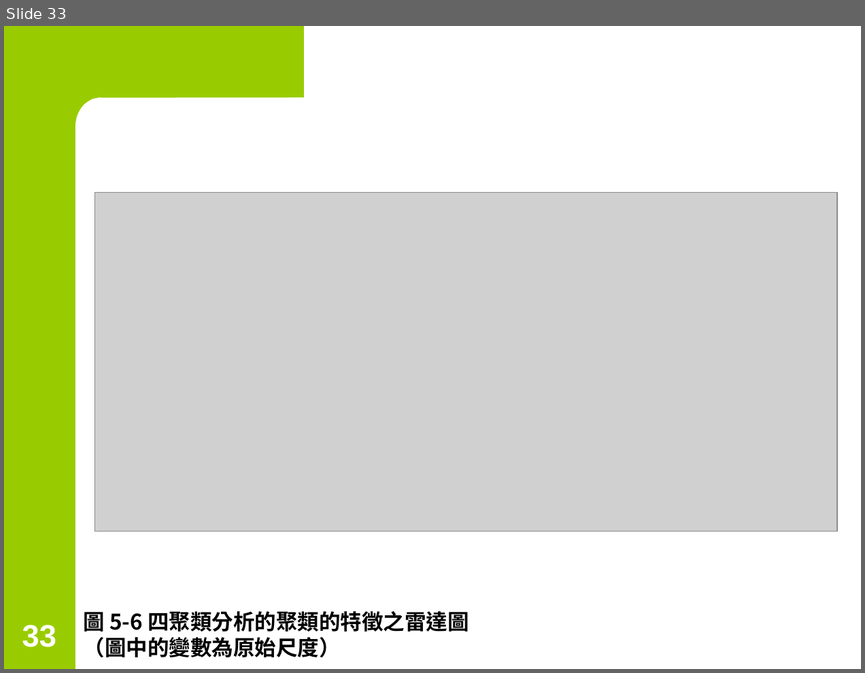
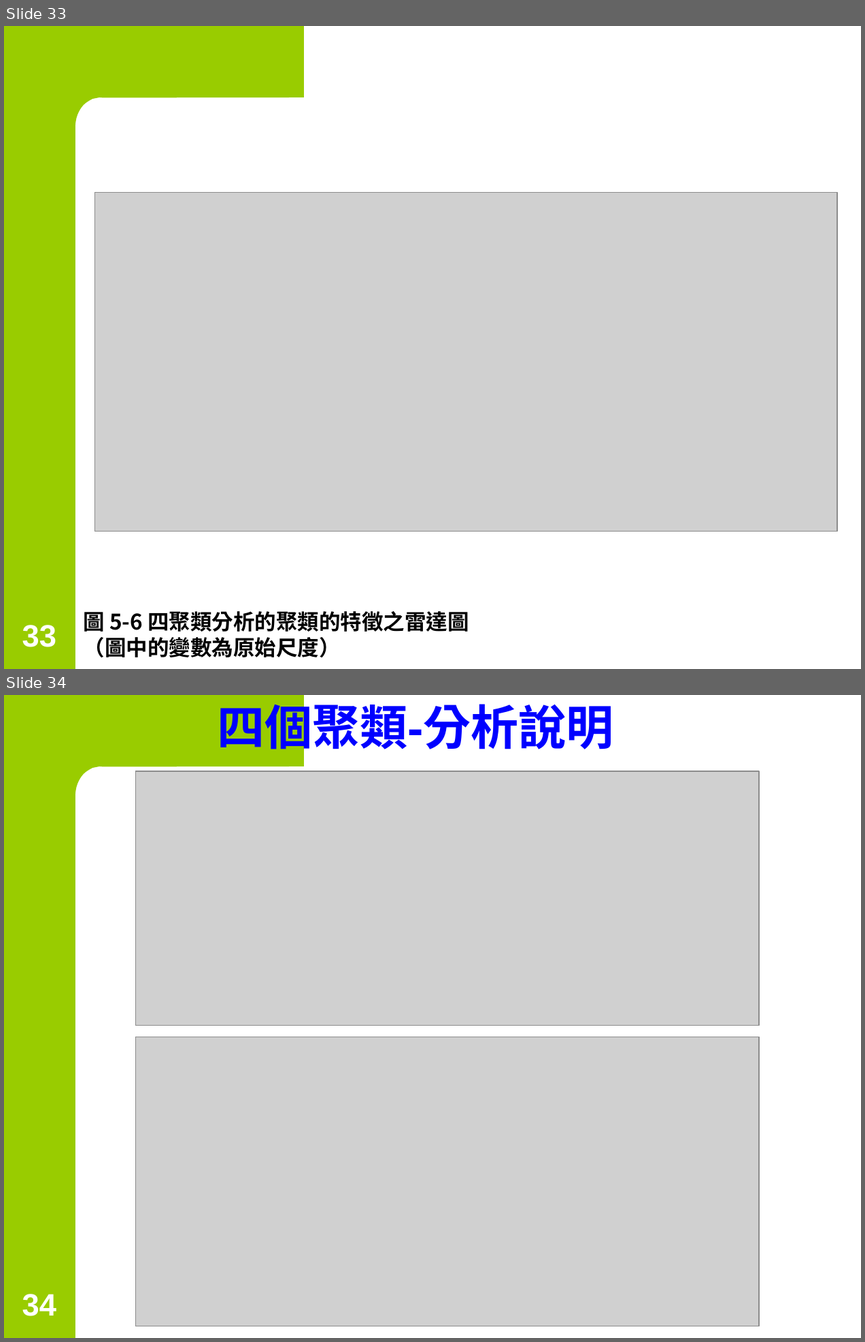
Before and after one commit to chih-chengwu/Data-Mining-MarkDown, a slide deck: 第5章_聚類分析-均值(K-means)聚類分析.pptx. Shown one above the other, each under a label of ours: slide 33 before the commit, slides 33 and 34 after it. The pictures are 865x673 and 865x1342 pixels, drawn with LibreOffice and Linux fonts; fonts in the diff are those of the drawing; grey boxes stand for pictures. Boxes give left, top, right and bottom in pixels: in the first picture for what was removed or moved away, otherwise in the second. Text is boxed around its words. In the diff, an @@ line names an element or a change of style, - is before the commit and + after.

```diff
--- a/第5章_聚類分析-均值(K-means)聚類分析.pptx
+++ b/第5章_聚類分析-均值(K-means)聚類分析.pptx
@@ slide 34 added at bbox=[4, 695, 861, 1338], background #FFFFFF; not listed: 2 template elements that a slide beside it also shows @@
@@ title added at bbox=[218, 697, 614, 757], 40 pt, text #0000FF, bold @@
+四個聚類-分析說明
@@ picture added at bbox=[136, 771, 759, 1025] @@
@@ picture added at bbox=[136, 1037, 759, 1325] @@
@@ page number added at bbox=[22, 1293, 57, 1316], 26 pt, text #FFFFFF, bold @@
+34
```
Also in this commit, not shown: 1 other file.
